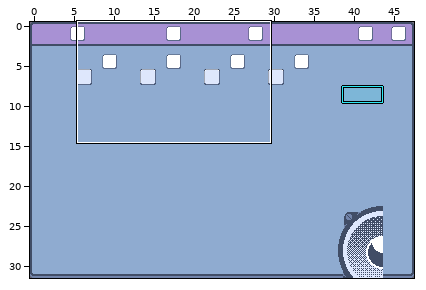
One commit to this LDtk project: tiny-cli/src/main/resources/sfx/tiny-music-editor.ldtk. The first picture is a wide view before the edit; the outline marks the close-up.
Close-up. Old version:
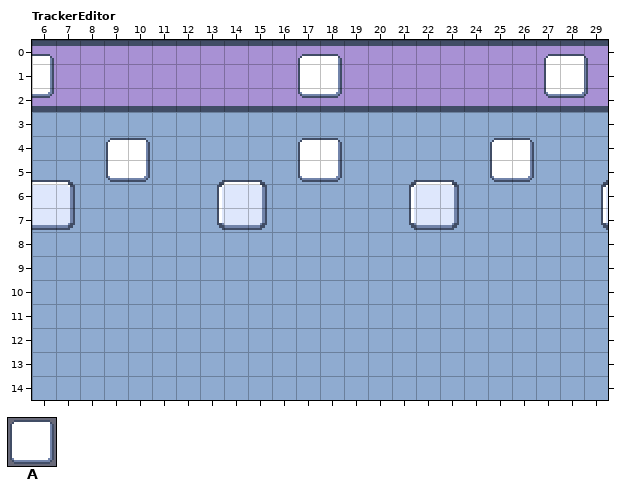
Cells are 8x8 px. Shown: TrackerEditor x 6..29, y 0..14. The commit also changed other parts of the map, which this record leaves out.
Key: from "Sprite_sheet": A 3.
Objects are placed by their top-left corner, in cells (3,4 is the top-left corner of cell 3,4); size is 1x1 cell unless given.
Layers that did not change in this view are not listed.
Objects on layer "Widgets" before:
A "TextButton" at 0.5,0.5 size 11x2
A "TextButton" at 12,0.5 size 12x2
A "TextButton" at 24.5,0.5 size 7.5x2
A "TextButton" at 9,4 size 2x2
A "TextButton" at 17,4 size 2x2
A "TextButton" at 25,4 size 2x2
The same view after the edit:
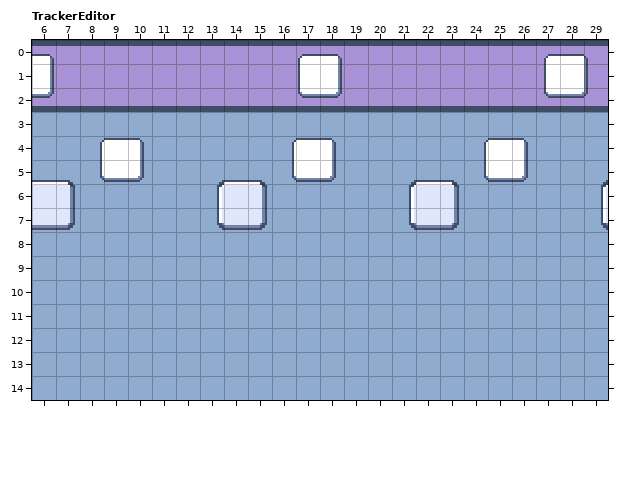
The commit says: Add switch button to display the tracker
Changes in this commit:
Layer "Widgets":
Object A "TextButton" at 9,4 size 2x2 becomes A "TextButton" at 8.5,4 size 2.5x2.
Object A "TextButton" at 17,4 size 2x2 becomes A "TextButton" at 16.5,4 size 2.5x2.
Object A "TextButton" at 25,4 size 2x2 becomes A "TextButton" at 24.5,4 size 2.5x2.
Changed places in both close-ups, as pixel boxes (x1, y1, x2, y2):
changed: (100, 138, 150, 182)
changed: (292, 138, 342, 182)
changed: (484, 138, 534, 182)
